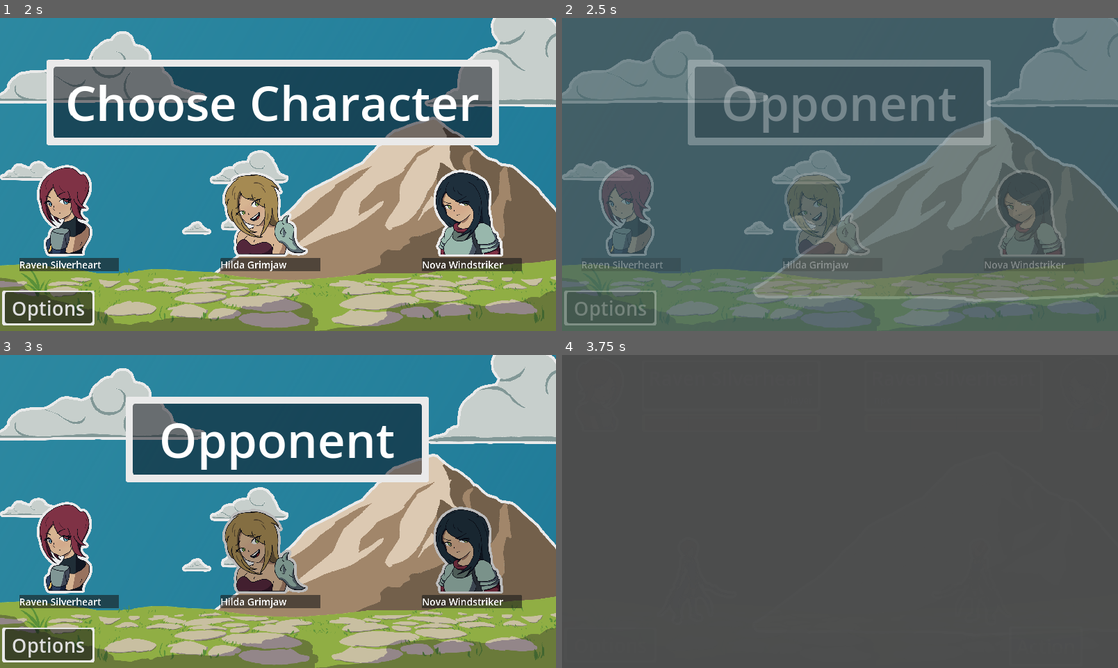
Above: before the commit, frames 1-4 (two rows, left to right).
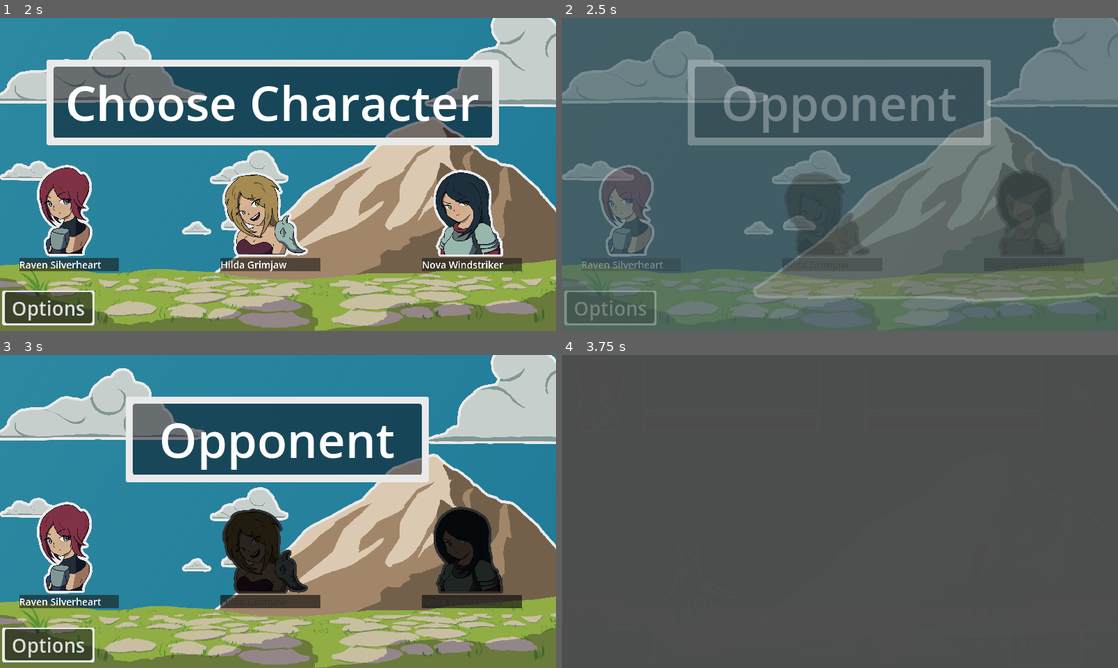
Above: after the commit, the same moments.

Repository: MajorZiploc/sticker_book_moments
Game: Godot game, scene res://scenes/title_scene.tscn
Same seed, same stepped clock (60 frames per second), same inputs: the game is played once before the commit and once after it.
Inputs (mouse positions are in pixels of both pictures, inside the frame that each line leads up to):
- Up to frame 1 (2 s): click "Play" at 0.5 s; tap Enter at 1.25 s; move the mouse to (400, 158) at 1.27 s; hold D (right) from 1.28 s (still down); click (400, 158) at 1.35 s
- Up to frame 2 (2.5 s): release D (right) at 2 s; click (628, 208) at 2.02 s
- Up to frame 3 (3 s): move the mouse to (166, 527) at 2.77 s; hold S (down) from 2.78 s (still down); tap Enter at 2.85 s
- Up to frame 4 (3.75 s): release S (down) at 3.5 s; click (628, 545) at 3.52 s

Frame 1 is identical in both runs. In frame 2, 3.6% of the frame differs, in the area x 39-91%, y 48-81%; in frame 3, 5.4%; in frame 4, nothing differs.

Commit message:
Make locked opponents more clear

Diff:
--- a/scenes/level_map.gd
+++ b/scenes/level_map.gd
@@ -49,7 +49,7 @@
     entry_box.size_flags_horizontal = Control.SIZE_EXPAND_FILL;
     button.texture_normal = load(entry.bust_path);
     if disabled:
-      button.modulate = Color(0.8, 0.8, 0.8);
+      entry_box.modulate = Color(0.2, 0.2, 0.2);
     else:
       button.focus_entered.connect(func(): on_char_selected(key));
     label.text = entry.name;
